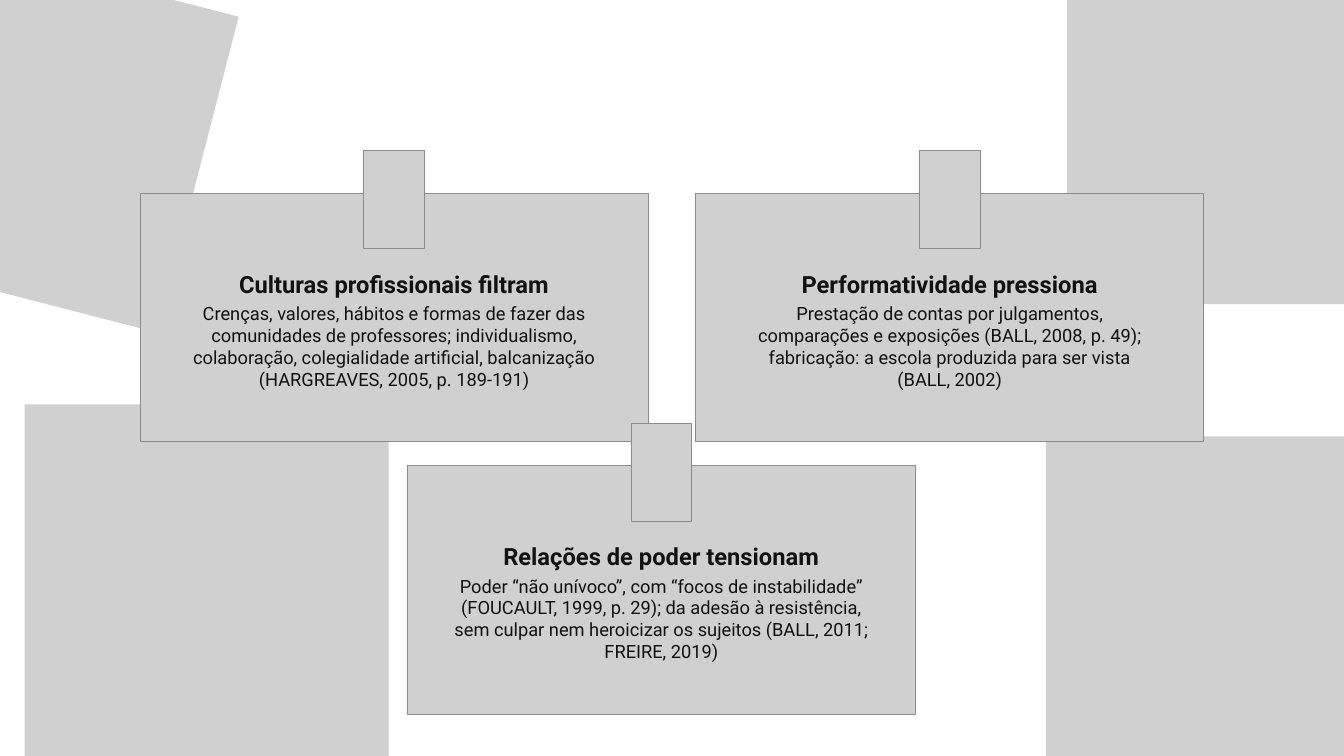
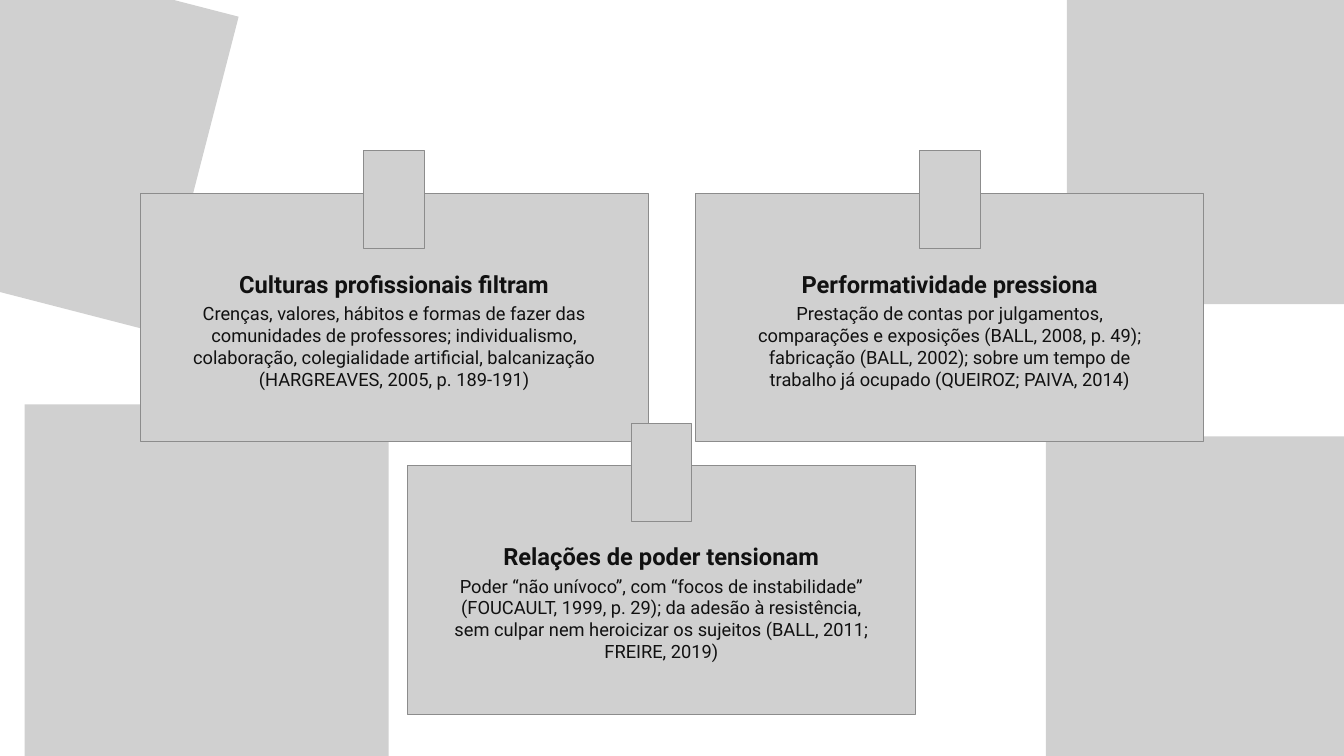
Before and after one commit to yzynya-beep/Tese, a slide deck: slide 13 of apresentacao_qualificacao/Qualificacao_PNED_Pipa.pptx. Drawn at 1344x756 pixels with LibreOffice and Linux fonts; fonts in the diff are those of the drawing; grey boxes stand for pictures; background and template pictures are left out. Boxes give left, top, right and bottom in pixels: in the first picture for what was removed or moved away, otherwise in the second. Text is boxed around its words. In the diff, an @@ line names an element or a change of style, - is before the commit and + after.

```diff
--- a/apresentacao_qualificacao/Qualificacao_PNED_Pipa.pptx
+++ b/apresentacao_qualificacao/Qualificacao_PNED_Pipa.pptx
@@ text at (758,306,1141,390): text changed @@
-Prestação de contas por julgamentos, comparações e exposições (BALL, 2008, p. 49); fabricação: a escola produzida para ser vista (BALL, 2002)
+Prestação de contas por julgamentos, comparações e exposições (BALL, 2008, p. 49); fabricação (BALL, 2002); sobre um tempo de trabalho já ocupado (QUEIROZ; PAIVA, 2014)
```
Also in this commit, not shown: 4 other slides changed, 6 other files.
